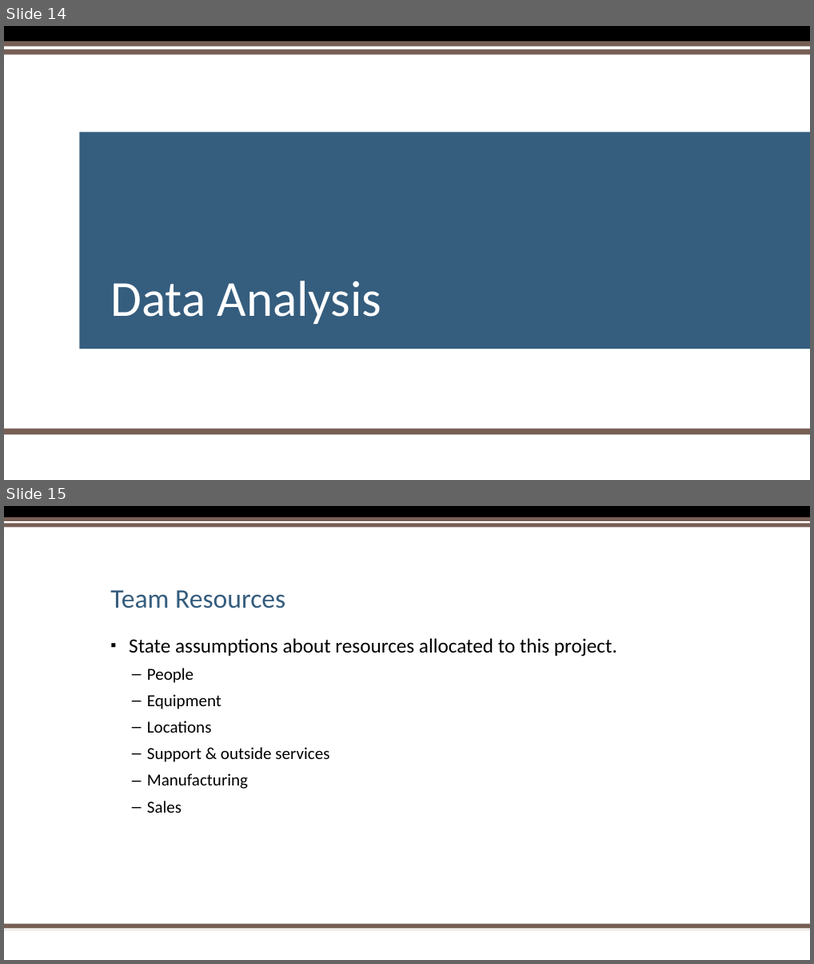
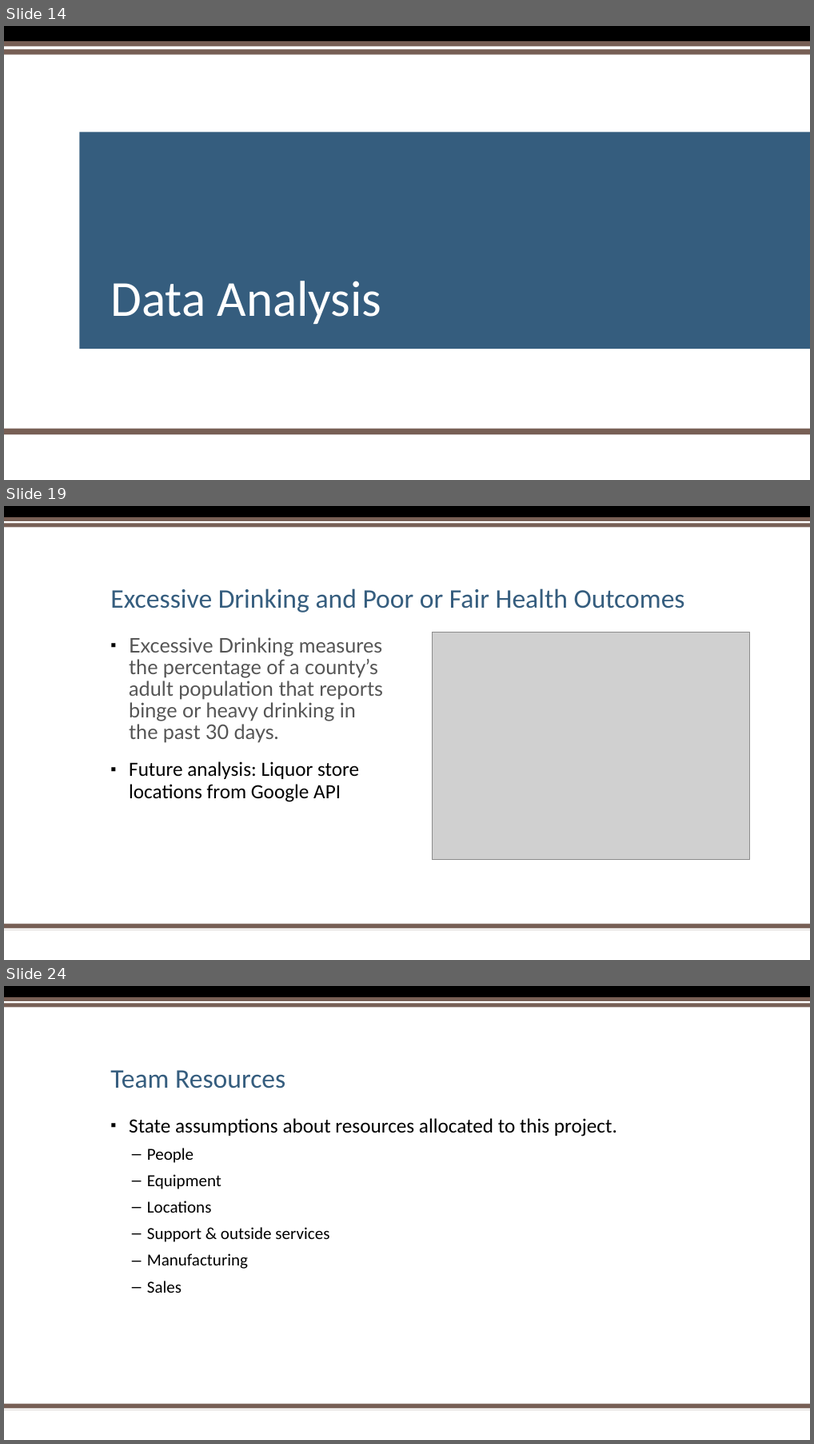
Before and after one commit to hbielser/FourLoopers.CityProject1, a slide deck: Project Files/Presentation/Project One PowerPoint Presentation 2.pptx. Shown one above the other, each under a label of ours: slides 14 and 15 before the commit, slides 14, 19 and 24 after it; the slides between them are not shown. The pictures are 814x964 and 814x1444 pixels, drawn with LibreOffice and Linux fonts; fonts in the diff are those of the drawing; grey boxes stand for pictures; background and template pictures are left out. Boxes give left, top, right and bottom in pixels: in the first picture for what was removed or moved away, otherwise in the second. Text is boxed around its words. In the diff, an @@ line names an element or a change of style, - is before the commit and + after.

```diff
--- a/Project Files/Presentation/Project One PowerPoint Presentation 2.pptx
+++ b/Project Files/Presentation/Project One PowerPoint Presentation 2.pptx
@@ slide 19 added at (4, 506, 810, 960), background #FFFFFF; not listed: 5 template elements that a slide beside it also shows @@
@@ title added at (110, 588, 686, 612), 32 pt, text #355D7E @@
+Excessive Drinking and Poor or Fair Health Outcomes
@@ text added at (129, 637, 383, 802), 24 pt, text #555555 @@
+▪ Excessive Drinking measures the percentage of a county’s adult population that reports binge or heavy drinking in the past 30 days.
+▪ Future analysis: Liquor store locations from Google API
@@ picture added at (432, 632, 750, 860) @@
@@ what was slide 15 is now slide 24 @@
```
Also in this commit, not shown: 8 other slides added.
